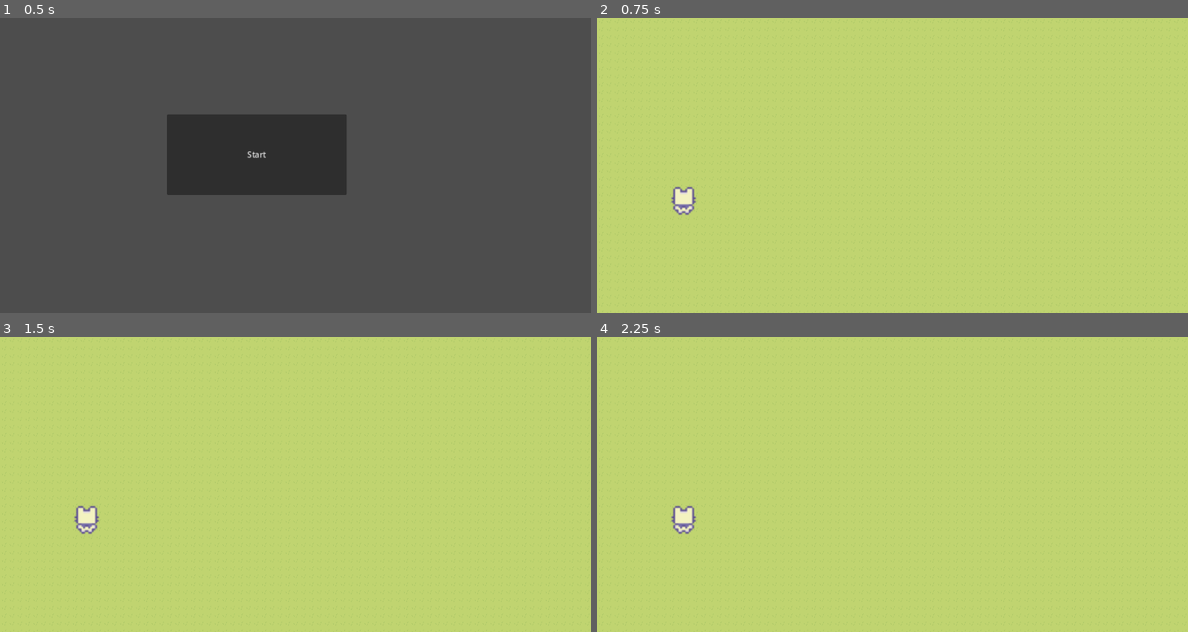
Above: before the commit, frames 1-4 (two rows, left to right).
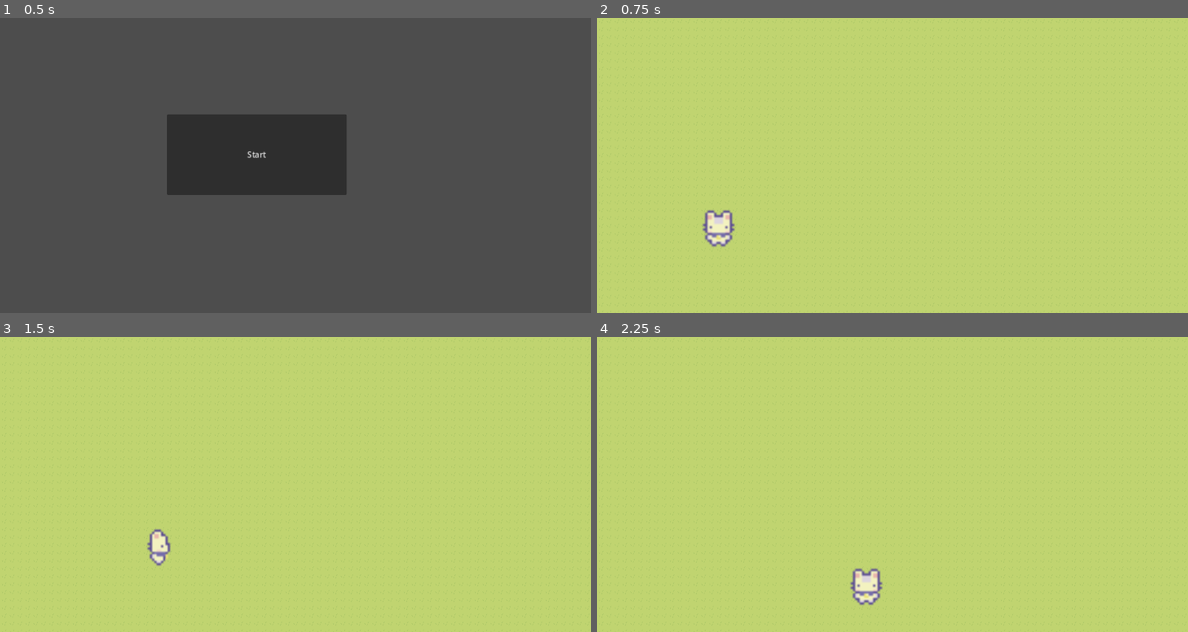
Above: after the commit, the same moments.

Repository: Krishtalbot/Lallu
Game: Godot game, scene res://main.tscn
Same seed, same stepped clock (60 frames per second), same inputs: the game is played once before the commit and once after it.
Inputs:
- Up to frame 1 (0.5 s): no input
- Up to frame 2 (0.75 s): click "Start" at 0.5 s
- Up to frame 3 (1.5 s): tap Enter at 1.25 s; hold Right (right, bound only after the commit) from 1.28 s (still down)
- Up to frame 4 (2.25 s): release Right (right, bound only after the commit) at 2.03 s; hold Down (down, bound only after the commit) from 2.03 s (still down)

Frame 1 is identical in both runs. In frame 2, 0.9% of the frame differs, in the area x 12-24%, y 57-78%; in frame 3, 0.7%; in frame 4, 0.9%.

Commit message:
Finished lallu movement and added animation

Diff:
--- /dev/null
+++ b/Lallu/game/Player/lallu.gd
@@ -0,0 +1,45 @@
+extends Area2D
+
+signal hit
+@export var speed = 400
+var screen_size
+@onready var anim = get_node("$AnimatedSprite2D")
+
+func _ready():
+	screen_size = get_viewport_rect().size
+
+func _process(delta):
+	var velocity = Vector2.ZERO # The player's movement vector.
+	if Input.is_action_pressed("right"):
+		velocity.x += 1
+	if Input.is_action_pressed("left"):
+		velocity.x -= 1
+	if Input.is_action_pressed("down"):
+		velocity.y += 1
+	if Input.is_action_pressed("up"):
+		velocity.y -= 1
+
+
+	if velocity.length() > 0:
+		velocity = velocity.normalized() * speed
+		$AnimatedSprite2D.play()
+	else:
+		$AnimatedSprite2D.stop()
+
+	position += velocity * delta
+	position = position.clamp(Vector2.ZERO, screen_size)
+
+	if velocity.x != 0 && velocity.x > 0:
+		$AnimatedSprite2D.animation = "right"
+		# See the note below about boolean assignment.
+	elif velocity.x != 0 && velocity.x < 0:
+		$AnimatedSprite2D.animation = "left"
+	elif velocity.y != 0 && velocity.y > 0:
+		$AnimatedSprite2D.animation = "down"
+	elif velocity.y != 0 && velocity.y < 0:
+		$AnimatedSprite2D.animation = "up"
+
+
+func _on_body_entered(body):
+	hit.emit()
+	$CollisionShape2D.set_deferred("disabled", true)
--- /dev/null
+++ b/Lallu/game/Player/lallu.tscn
@@ -0,0 +1,155 @@
+[gd_scene load_steps=21 format=3 uid="uid://ihe4av2lhh1g"]
+
+[ext_resource type="Script" path="res://Player/lallu.gd" id="1_2crg8"]
+[ext_resource type="Texture2D" uid="uid://cf2kmv35e7gud" path="res://Sprout Lands - Sprites - Basic pack/Sprout Lands - Sprites - Basic pack/Characters/Basic Charakter Spritesheet.png" id="1_sih16"]
+
+[sub_resource type="CapsuleShape2D" id="CapsuleShape2D_kkuu6"]
+radius = 6.0
+height = 14.0
+
+[sub_resource type="AtlasTexture" id="AtlasTexture_4lxs8"]
+atlas = ExtResource("1_sih16")
+region = Rect2(0, 0, 48, 48)
+
+[sub_resource type="AtlasTexture" id="AtlasTexture_si2p7"]
+atlas = ExtResource("1_sih16")
+region = Rect2(48, 0, 48, 48)
+
+[sub_resource type="AtlasTexture" id="AtlasTexture_5b2qj"]
+atlas = ExtResource("1_sih16")
+region = Rect2(96, 0, 48, 48)
+
+[sub_resource type="AtlasTexture" id="AtlasTexture_p2hqh"]
+atlas = ExtResource("1_sih16")
+region = Rect2(144, 0, 48, 48)
+
+[sub_resource type="AtlasTexture" id="AtlasTexture_5fg3v"]
+atlas = ExtResource("1_sih16")
+region = Rect2(0, 96, 48, 48)
+
+[sub_resource type="AtlasTexture" id="AtlasTexture_jslgf"]
+atlas = ExtResource("1_sih16")
+region = Rect2(48, 96, 48, 48)
+
+[sub_resource type="AtlasTexture" id="AtlasTexture_8ny1c"]
+atlas = ExtResource("1_sih16")
+region = Rect2(96, 96, 48, 48)
+
+[sub_resource type="AtlasTexture" id="AtlasTexture_6m4w7"]
+atlas = ExtResource("1_sih16")
+region = Rect2(144, 96, 48, 48)
+
+[sub_resource type="AtlasTexture" id="AtlasTexture_s6sra"]
+atlas = ExtResource("1_sih16")
+region = Rect2(0, 144, 48, 48)
+
+[sub_resource type="AtlasTexture" id="AtlasTexture_8rcks"]
+atlas = ExtResource("1_sih16")
+region = Rect2(48, 144, 48, 48)
+
+[sub_resource type="AtlasTexture" id="AtlasTexture_u5mm5"]
+atlas = ExtResource("1_sih16")
+region = Rect2(96, 144, 48, 48)
+
+[sub_resource type="AtlasTexture" id="AtlasTexture_2r5gs"]
+atlas = ExtResource("1_sih16")
+region = Rect2(144, 144, 48, 48)
+
+[sub_resource type="AtlasTexture" id="AtlasTexture_8wu1v"]
+atlas = ExtResource("1_sih16")
+region = Rect2(0, 48, 48, 48)
+
+[sub_resource type="AtlasTexture" id="AtlasTexture_sncfv"]
+atlas = ExtResource("1_sih16")
+region = Rect2(48, 48, 48, 48)
+
+[sub_resource type="AtlasTexture" id="AtlasTexture_6lagd"]
+atlas = ExtResource("1_sih16")
+region = Rect2(96, 48, 48, 48)
+
+[sub_resource type="AtlasTexture" id="AtlasTexture_i6fnt"]
+atlas = ExtResource("1_sih16")
+region = Rect2(144, 48, 48, 48)
+
+[sub_resource type="SpriteFrames" id="SpriteFrames_i6u0x"]
+animations = [{
+"frames": [{
+"duration": 1.0,
+"texture": SubResource("AtlasTexture_4lxs8")
+}, {
+"duration": 1.0,
+"texture": SubResource("AtlasTexture_si2p7")
+}, {
+"duration": 1.0,
+"texture": SubResource("AtlasTexture_5b2qj")
+}, {
+"duration": 1.0,
+"texture": SubResource("AtlasTexture_p2hqh")
+}],
+"loop": true,
+"name": &"down",
+"speed": 5.0
+}, {
+"frames": [{
+"duration": 1.0,
+"texture": SubResource("AtlasTexture_5fg3v")
+}, {
+"duration": 1.0,
+"texture": SubResource("AtlasTexture_jslgf")
+}, {
+"duration": 1.0,
+"texture": SubResource("AtlasTexture_8ny1c")
+}, {
+"duration": 1.0,
+"texture": SubResource("AtlasTexture_6m4w7")
+}],
+"loop": true,
+"name": &"left",
+"speed": 5.0
+}, {
+"frames": [{
+"duration": 1.0,
+"texture": SubResource("AtlasTexture_s6sra")
+}, {
+"duration": 1.0,
+"texture": SubResource("AtlasTexture_8rcks")
+}, {
+"duration": 1.0,
+"texture": SubResource("AtlasTexture_u5mm5")
+}, {
+"duration": 1.0,
+"texture": SubResource("AtlasTexture_2r5gs")
+}],
+"loop": true,
+"name": &"right",
+"speed": 5.0
+}, {
+"frames": [{
+"duration": 1.0,
+"texture": SubResource("AtlasTexture_8wu1v")
+}, {
+"duration": 1.0,
+"texture": SubResource("AtlasTexture_sncfv")
+}, {
+"duration": 1.0,
+"texture": SubResource("AtlasTexture_6lagd")
+}, {
+"duration": 1.0,
+"texture": SubResource("AtlasTexture_i6fnt")
+}],
+"loop": true,
+"name": &"up",
+"speed": 5.0
+}]
+
+[node name="Lallu" type="Area2D"]
+script = ExtResource("1_2crg8")
+
+[node name="CollisionShape2D" type="CollisionShape2D" parent="."]
+shape = SubResource("CapsuleShape2D_kkuu6")
+
+[node name="AnimatedSprite2D" type="AnimatedSprite2D" parent="."]
+sprite_frames = SubResource("SpriteFrames_i6u0x")
+animation = &"down"
+
+[connection signal="body_entered" from="." to="." method="_on_body_entered"]
--- a/Lallu/game/lallu.gd
+++ /dev/null
@@ -1,11 +0,0 @@
-extends Area2D
-
-
-# Called when the node enters the scene tree for the first time.
-func _ready():
-	pass # Replace with function body.
-
-
-# Called every frame. 'delta' is the elapsed time since the previous frame.
-func _process(delta):
-	pass
--- a/Lallu/game/lallu.tscn
+++ /dev/null
@@ -1,151 +0,0 @@
-[gd_scene load_steps=20 format=3 uid="uid://co8sod2ktt5r6"]
-
-[ext_resource type="Texture2D" uid="uid://cf2kmv35e7gud" path="res://Sprout Lands - Sprites - Basic pack/Sprout Lands - Sprites - Basic pack/Characters/Basic Charakter Spritesheet.png" id="1_oic43"]
-
-[sub_resource type="CapsuleShape2D" id="CapsuleShape2D_np8sc"]
-radius = 6.0
-height = 14.0
-
-[sub_resource type="AtlasTexture" id="AtlasTexture_t2e0t"]
-atlas = ExtResource("1_oic43")
-region = Rect2(0, 0, 48, 48)
-
-[sub_resource type="AtlasTexture" id="AtlasTexture_elo0n"]
-atlas = ExtResource("1_oic43")
-region = Rect2(48, 0, 48, 48)
-
-[sub_resource type="AtlasTexture" id="AtlasTexture_mqdcl"]
-atlas = ExtResource("1_oic43")
-region = Rect2(96, 0, 48, 48)
-
-[sub_resource type="AtlasTexture" id="AtlasTexture_58ksy"]
-atlas = ExtResource("1_oic43")
-region = Rect2(144, 0, 48, 48)
-
-[sub_resource type="AtlasTexture" id="AtlasTexture_cng80"]
-atlas = ExtResource("1_oic43")
-region = Rect2(0, 96, 48, 48)
-
-[sub_resource type="AtlasTexture" id="AtlasTexture_qbkhf"]
-atlas = ExtResource("1_oic43")
-region = Rect2(48, 96, 48, 48)
-
-[sub_resource type="AtlasTexture" id="AtlasTexture_2ac7y"]
-atlas = ExtResource("1_oic43")
-region = Rect2(96, 96, 48, 48)
-
-[sub_resource type="AtlasTexture" id="AtlasTexture_8fj7e"]
-atlas = ExtResource("1_oic43")
-region = Rect2(144, 96, 48, 48)
-
-[sub_resource type="AtlasTexture" id="AtlasTexture_slm10"]
-atlas = ExtResource("1_oic43")
-region = Rect2(0, 144, 48, 48)
-
-[sub_resource type="AtlasTexture" id="AtlasTexture_j60rk"]
-atlas = ExtResource("1_oic43")
-region = Rect2(48, 144, 48, 48)
-
-[sub_resource type="AtlasTexture" id="AtlasTexture_tqfuu"]
-atlas = ExtResource("1_oic43")
-region = Rect2(96, 144, 48, 48)
-
-[sub_resource type="AtlasTexture" id="AtlasTexture_hdn7q"]
-atlas = ExtResource("1_oic43")
-region = Rect2(144, 144, 48, 48)
-
-[sub_resource type="AtlasTexture" id="AtlasTexture_8qwt7"]
-atlas = ExtResource("1_oic43")
-region = Rect2(0, 48, 48, 48)
-
-[sub_resource type="AtlasTexture" id="AtlasTexture_78t14"]
-atlas = ExtResource("1_oic43")
-region = Rect2(48, 48, 48, 48)
-
-[sub_resource type="AtlasTexture" id="AtlasTexture_4igck"]
-atlas = ExtResource("1_oic43")
-region = Rect2(96, 48, 48, 48)
-
-[sub_resource type="AtlasTexture" id="AtlasTexture_0kc0j"]
-atlas = ExtResource("1_oic43")
-region = Rect2(144, 48, 48, 48)
-
-[sub_resource type="SpriteFrames" id="SpriteFrames_68u50"]
-animations = [{
-"frames": [{
-"duration": 1.0,
-"texture": SubResource("AtlasTexture_t2e0t")
-}, {
-"duration": 1.0,
-"texture": SubResource("AtlasTexture_elo0n")
-}, {
-"duration": 1.0,
-"texture": SubResource("AtlasTexture_mqdcl")
-}, {
-"duration": 1.0,
-"texture": SubResource("AtlasTexture_58ksy")
-}],
-"loop": true,
-"name": &"Down",
-"speed": 5.0
-}, {
-"frames": [{
-"duration": 1.0,
-"texture": SubResource("AtlasTexture_cng80")
-}, {
-"duration": 1.0,
-"texture": SubResource("AtlasTexture_qbkhf")
-}, {
-"duration": 1.0,
-"texture": SubResource("AtlasTexture_2ac7y")
-}, {
-"duration": 1.0,
-"texture": SubResource("AtlasTexture_8fj7e")
-}],
-"loop": true,
-"name": &"Left",
-"speed": 5.0
-}, {
-"frames": [{
-"duration": 1.0,
-"texture": SubResource("AtlasTexture_slm10")
-}, {
-"duration": 1.0,
-"texture": SubResource("AtlasTexture_j60rk")
-}, {
-"duration": 1.0,
-"texture": SubResource("AtlasTexture_tqfuu")
-}, {
-"duration": 1.0,
-"texture": SubResource("AtlasTexture_hdn7q")
-}],
-"loop": true,
-"name": &"Right",
-"speed": 5.0
-}, {
-"frames": [{
-"duration": 1.0,
-"texture": SubResource("AtlasTexture_8qwt7")
-}, {
-"duration": 1.0,
-"texture": SubResource("AtlasTexture_78t14")
-}, {
-"duration": 1.0,
-"texture": SubResource("AtlasTexture_4igck")
-}, {
-"duration": 1.0,
-"texture": SubResource("AtlasTexture_0kc0j")
-}],
-"loop": true,
-"name": &"Up",
-"speed": 5.0
-}]
-
-[node name="Lallu" type="Area2D"]
-
-[node name="CollisionShape2D" type="CollisionShape2D" parent="."]
-shape = SubResource("CapsuleShape2D_np8sc")
-
-[node name="AnimatedSprite2D" type="AnimatedSprite2D" parent="."]
-sprite_frames = SubResource("SpriteFrames_68u50")
-animation = &"Up"
--- a/Lallu/game/level_1.tscn
+++ b/Lallu/game/level_1.tscn
@@ -1,7 +1,7 @@
 [gd_scene load_steps=5 format=3 uid="uid://cm2lbknqpbfc5"]
 
 [ext_resource type="Texture2D" uid="uid://07oirtqsey4h" path="res://Sprout Lands - Sprites - Basic pack/Sprout Lands - Sprites - Basic pack/Tilesets/Grass.png" id="1_xu0eu"]
-[ext_resource type="PackedScene" uid="uid://co8sod2ktt5r6" path="res://lallu.tscn" id="2_gpyy6"]
+[ext_resource type="PackedScene" uid="uid://ihe4av2lhh1g" path="res://Player/lallu.tscn" id="2_x3oev"]
 
 [sub_resource type="TileSetAtlasSource" id="TileSetAtlasSource_36mhi"]
 texture = ExtResource("1_xu0eu")
@@ -87,6 +87,6 @@
 format = 2
 layer_0/tile_data = PackedInt32Array(65538, 0, 0, 131074, 0, 0, 196610, 0, 0, 262146, 0, 0, 327682, 0, 0, 393218, 0, 0, …(41646 unchanged characters)…
 
-[node name="Lallu" parent="." instance=ExtResource("2_gpyy6")]
-position = Vector2(176, 372)
-scale = Vector2(3.5, 3.5)
+[node name="Lallu" parent="." instance=ExtResource("2_x3oev")]
+position = Vector2(247, 428)
+scale = Vector2(4.54103, 4.54103)
--- a/Lallu/game/project.godot
+++ b/Lallu/game/project.godot
@@ -20,3 +20,30 @@
 window/size/viewport_width=1200
 window/size/viewport_height=600
 window/stretch/mode="canvas_items"
+
+[input]
+
+up={
+"deadzone": 0.5,
+"events": [Object(InputEventKey,"resource_local_to_scene":false,"resource_name":"","device":-1,"window_id":0,"alt_pressed":false,"shift_pressed":false,"ctrl_pressed":false,"meta_pressed":false,"pressed":false,"keycode":0,"physical_keycode":4194320,"key_label":0,"unicode":0,"echo":false,"script":null)
+, Object(InputEventKey,"resource_local_to_scene":false,"resource_name":"","device":-1,"window_id":0,"alt_pressed":false,"shift_pressed":false,"ctrl_pressed":false,"meta_pressed":false,"pressed":false,"keycode":0,"physical_keycode":87,"key_label":0,"unicode":119,"echo":false,"script":null)
+]
+}
+down={
+"deadzone": 0.5,
+"events": [Object(InputEventKey,"resource_local_to_scene":false,"resource_name":"","device":-1,"window_id":0,"alt_pressed":false,"shift_pressed":false,"ctrl_pressed":false,"meta_pressed":false,"pressed":false,"keycode":0,"physical_keycode":4194322,"key_label":0,"unicode":0,"echo":false,"script":null)
+, Object(InputEventKey,"resource_local_to_scene":false,"resource_name":"","device":-1,"window_id":0,"alt_pressed":false,"shift_pressed":false,"ctrl_pressed":false,"meta_pressed":false,"pressed":false,"keycode":0,"physical_keycode":83,"key_label":0,"unicode":115,"echo":false,"script":null)
+]
+}
+left={
+"deadzone": 0.5,
+"events": [Object(InputEventKey,"resource_local_to_scene":false,"resource_name":"","device":-1,"window_id":0,"alt_pressed":false,"shift_pressed":false,"ctrl_pressed":false,"meta_pressed":false,"pressed":false,"keycode":0,"physical_keycode":4194319,"key_label":0,"unicode":0,"echo":false,"script":null)
+, Object(InputEventKey,"resource_local_to_scene":false,"resource_name":"","device":-1,"window_id":0,"alt_pressed":false,"shift_pressed":false,"ctrl_pressed":false,"meta_pressed":false,"pressed":false,"keycode":0,"physical_keycode":65,"key_label":0,"unicode":97,"echo":false,"script":null)
+]
+}
+right={
+"deadzone": 0.5,
+"events": [Object(InputEventKey,"resource_local_to_scene":false,"resource_name":"","device":-1,"window_id":0,"alt_pressed":false,"shift_pressed":false,"ctrl_pressed":false,"meta_pressed":false,"pressed":false,"keycode":0,"physical_keycode":4194321,"key_label":0,"unicode":0,"echo":false,"script":null)
+, Object(InputEventKey,"resource_local_to_scene":false,"resource_name":"","device":-1,"window_id":0,"alt_pressed":false,"shift_pressed":false,"ctrl_pressed":false,"meta_pressed":false,"pressed":false,"keycode":0,"physical_keycode":68,"key_label":0,"unicode":100,"echo":false,"script":null)
+]
+}
